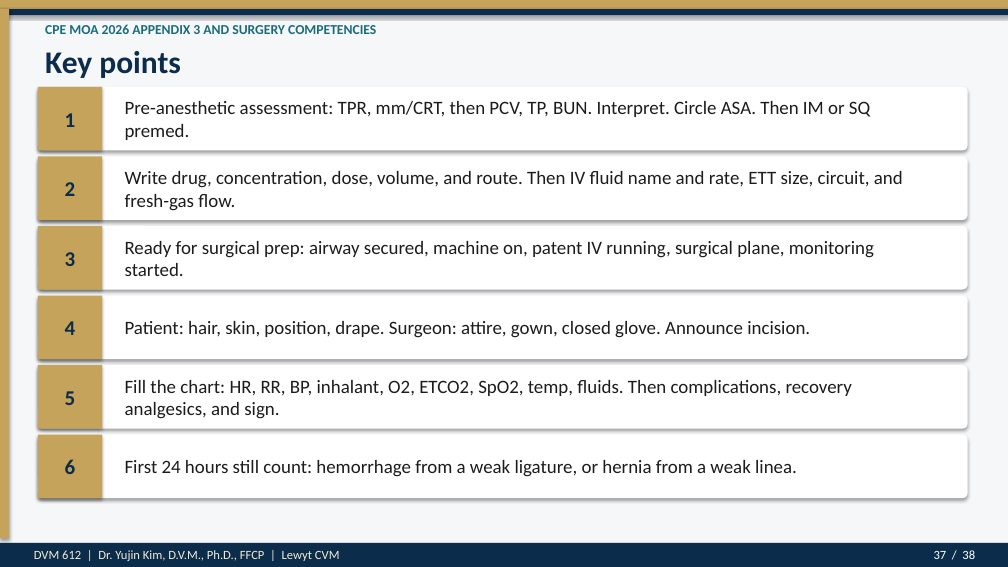
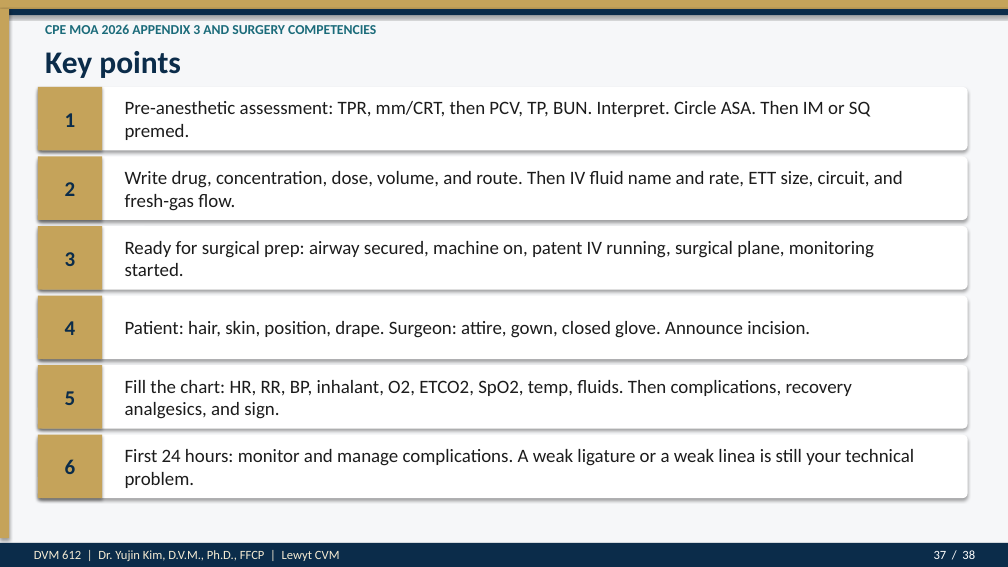
Before and after one commit to drkimvet/happycare, a slide deck: slide 37 of lectures/DVM-612_Week4_Preop_PatientPrep_Postop.pptx. Drawn at 1008x567 pixels with LibreOffice and Linux fonts; fonts in the diff are those of the drawing. Boxes give left, top, right and bottom in pixels: in the first picture for what was removed or moved away, otherwise in the second. Text is boxed around its words. In the diff, an @@ line names an element or a change of style, - is before the commit and + after.

```diff
--- a/lectures/DVM-612_Week4_Preop_PatientPrep_Postop.pptx
+++ b/lectures/DVM-612_Week4_Preop_PatientPrep_Postop.pptx
@@ text at (125, 449, 914, 488): text changed @@
-First 24 hours still count: hemorrhage from a weak ligature, or hernia from a weak linea.
+First 24 hours: monitor and manage complications. A weak ligature or a weak linea is still your technical problem.
```
Also in this commit, not shown: 13 other slides changed, 7 other files.
